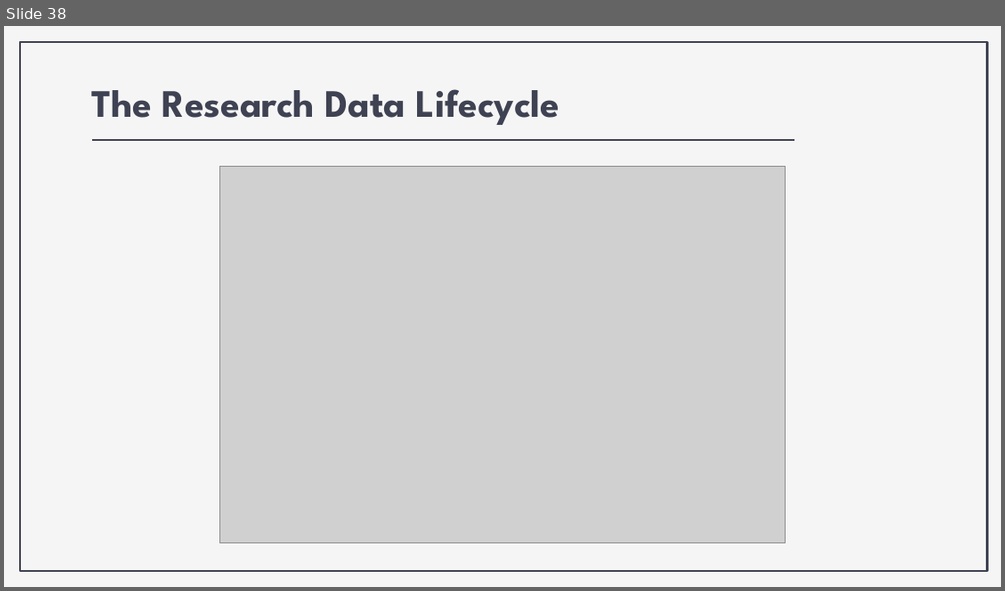
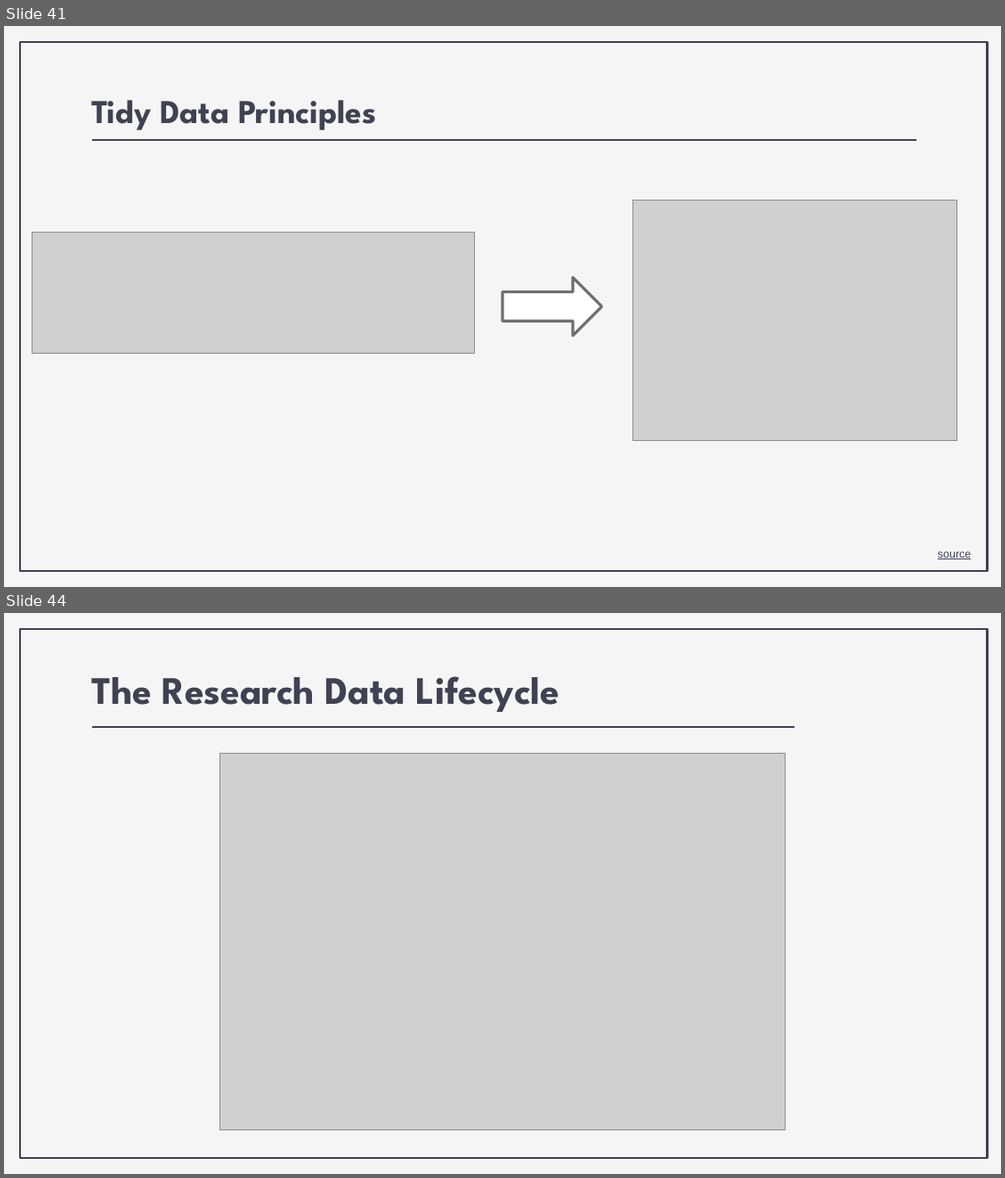
Before and after one commit to nickrochlin/rdm-jumpstart2, a slide deck: docs/files/Block3-1_Excel-to-Scripting.pptx. Shown one above the other, each under a label of ours: slide 38 before the commit, slides 41 and 44 after it; the slides between them are not shown. The pictures are 1005x591 and 1005x1178 pixels, drawn with LibreOffice and Linux fonts; fonts in the diff are those of the drawing; grey boxes stand for pictures. Boxes give left, top, right and bottom in pixels: in the first picture for what was removed or moved away, otherwise in the second. Text is boxed around its words. In the diff, an @@ line names an element or a change of style, - is before the commit and + after.

```diff
--- a/docs/files/Block3-1_Excel-to-Scripting.pptx
+++ b/docs/files/Block3-1_Excel-to-Scripting.pptx
@@ slide 41 added at box(4, 26, 1001, 587), background #F5F5F5; not listed: 1 template element that a slide beside it also shows @@
@@ title added at box(91, 100, 376, 130), 24 pt, text #3F4252, bold @@
+Tidy Data Principles
@@ line added from (93, 140) to (916, 140), #3F4252 1.5 pt @@
@@ picture added at box(633, 200, 957, 441) @@
@@ picture added at box(32, 232, 475, 354) @@
@@ right arrow added at box(502, 277, 602, 335), fill #FFFFFF, outline #707070 2 pt @@
@@ text added at box(938, 551, 971, 559), 8 pt, text #3F4252, underline @@
+source
@@ what was slide 38 is now slide 44 @@
```
Also in this commit, not shown: 1 slide changed, 6 other slides added, 1 slide removed, 21 other files.
